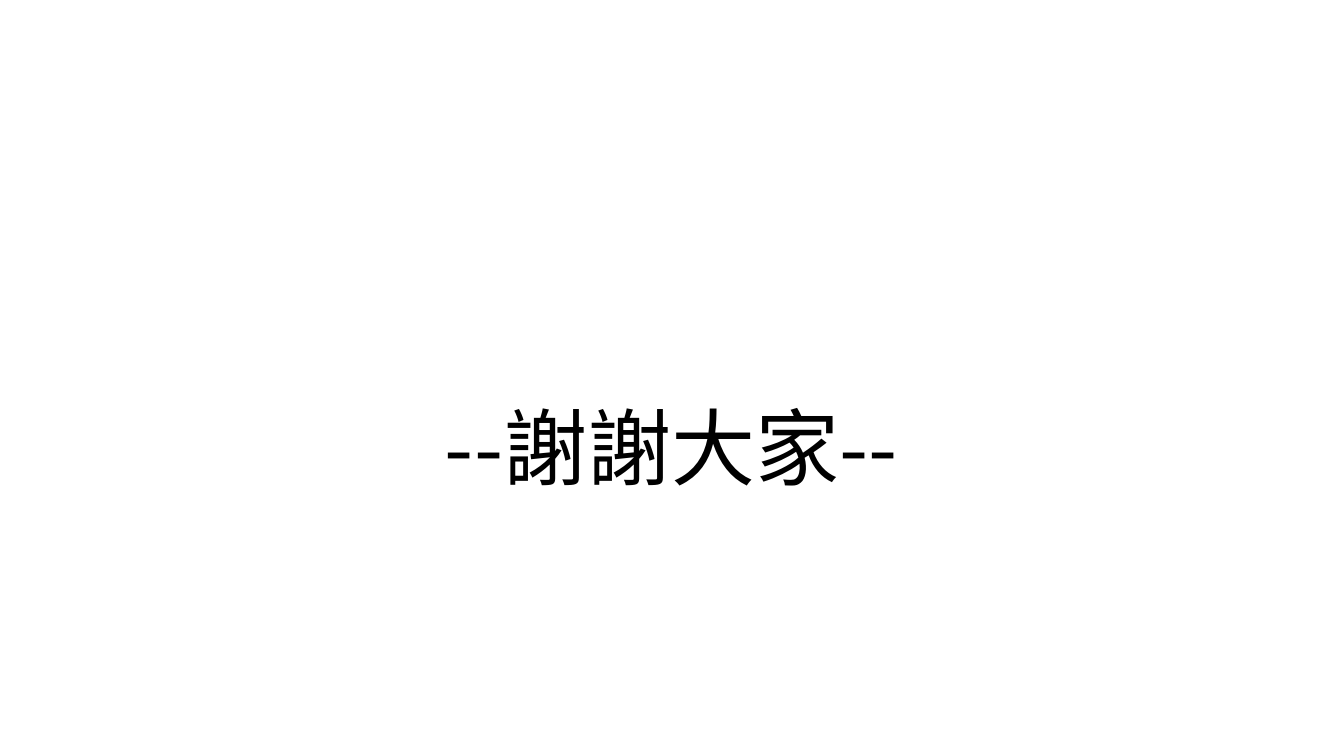
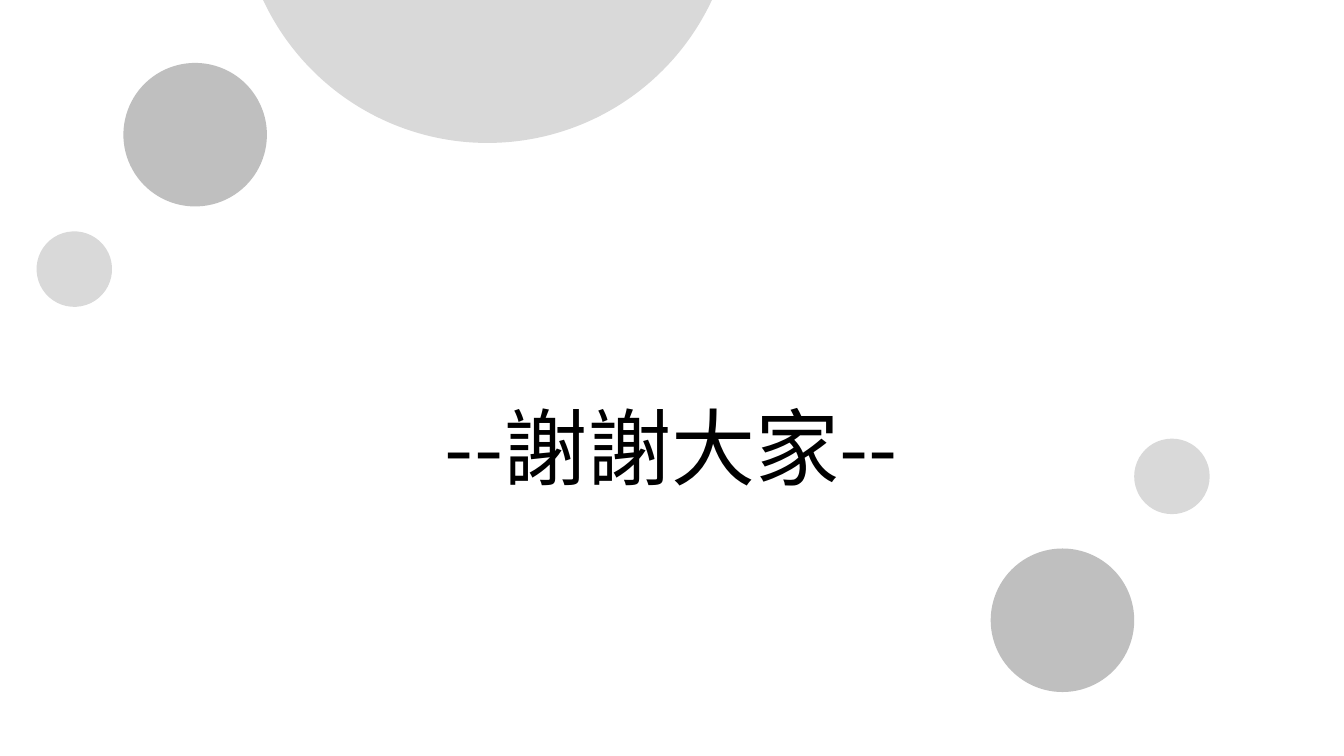
Before and after one commit to chartsai/HandOut, a slide deck: slide 12 of mock/HandOut.pptx. Drawn at 1344x756 pixels with LibreOffice and Linux fonts; fonts in the diff are those of the drawing. Boxes give left, top, right and bottom in pixels: in the first picture for what was removed or moved away, otherwise in the second. Text is boxed around its words. In the diff, an @@ line names an element or a change of style, - is before the commit and + after.

```diff
--- a/mock/HandOut.pptx
+++ b/mock/HandOut.pptx
@@ ellipse added at bbox=[221, 0, 754, 162], fill #D9D9D9 @@
@@ ellipse added at bbox=[117, 57, 272, 211], fill #BFBFBF @@
@@ ellipse added at bbox=[33, 229, 115, 310], fill #D9D9D9 @@
@@ ellipse added at bbox=[1134, 439, 1210, 514], fill #D9D9D9 @@
@@ ellipse added at bbox=[991, 548, 1134, 692], fill #BFBFBF @@
```
Also in this commit, not shown: 9 other slides changed.
